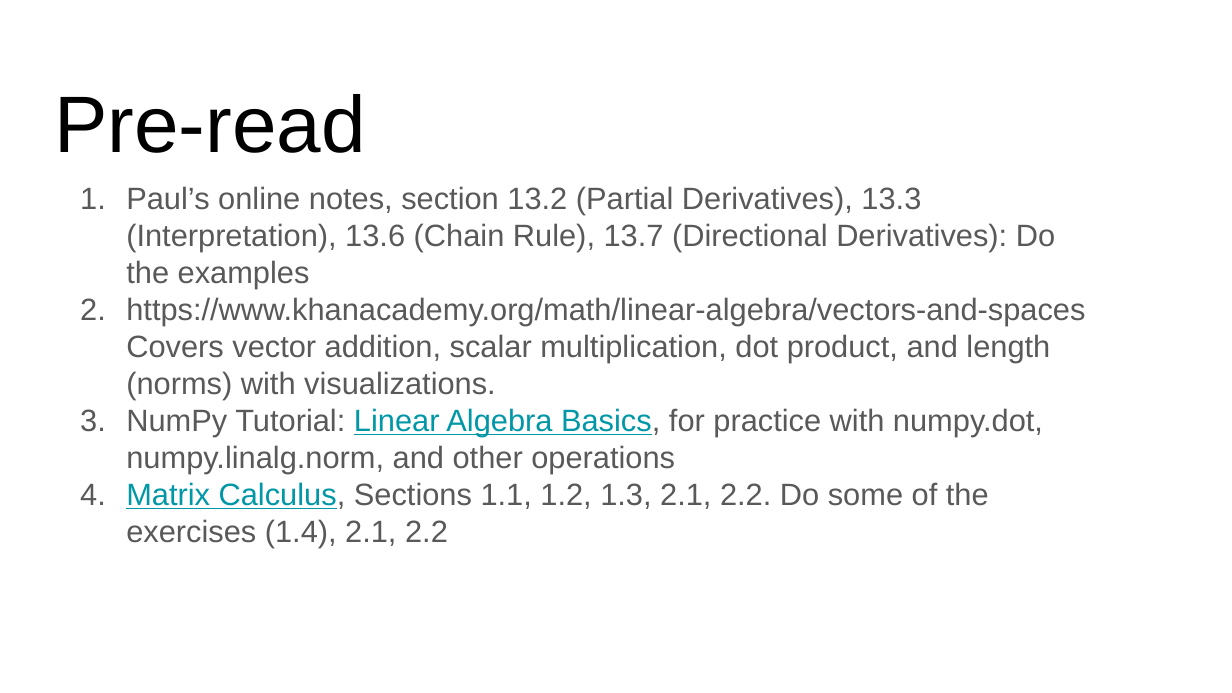
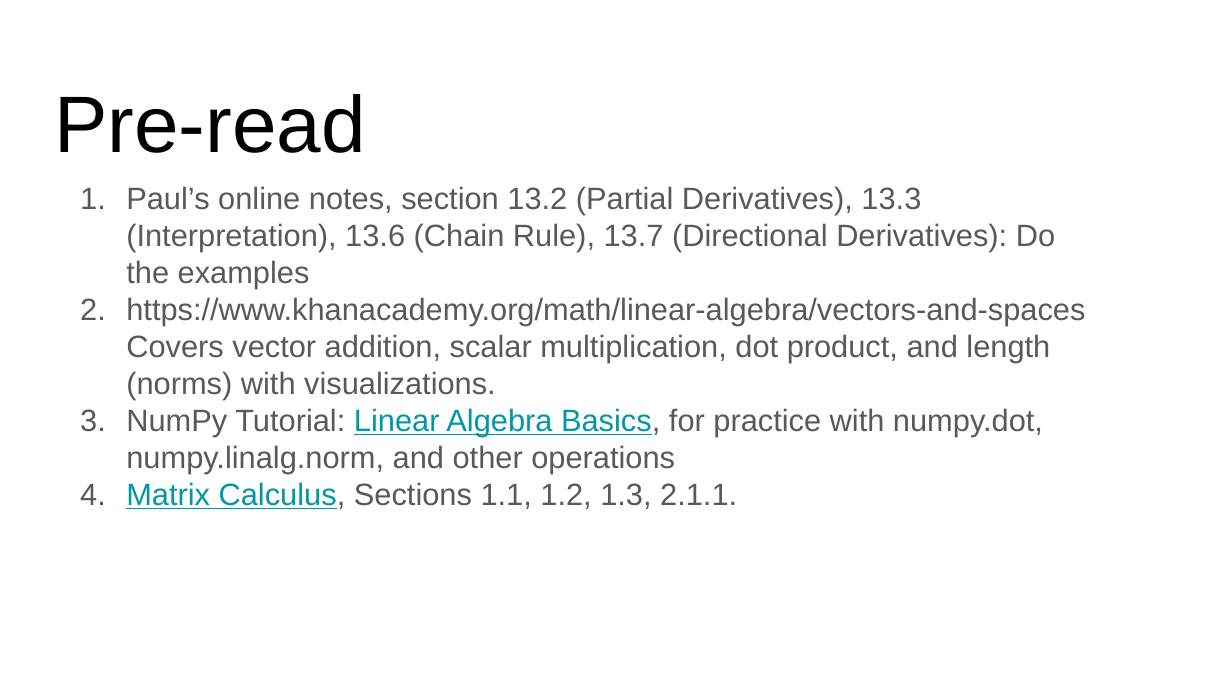
Before and after one commit to ankur6ue/deep-learning-course, a slide deck: slide 2 of Module 1/class_1.3/deep_learning_course_class_1.3.pptx. Drawn at 1232x693 pixels with LibreOffice and Linux fonts; fonts in the diff are those of the drawing. Boxes give left, top, right and bottom in pixels: in the first picture for what was removed or moved away, otherwise in the second. Text is boxed around its words. In the diff, an @@ line names an element or a change of style, - is before the commit and + after.

```diff
--- a/Module 1/class_1.3/deep_learning_course_class_1.3.pptx
+++ b/Module 1/class_1.3/deep_learning_course_class_1.3.pptx
@@ text at [126, 482, 737, 509]: text changed @@
-2. Matrix Calculus, Sections 1.1, 1.2, 1.3, 2.1, 2.2. Do some of the exercises (1.4), 2.1, 2.2
+2. Matrix Calculus, Sections 1.1, 1.2, 1.3, 2.1.1.
```
Also in this commit, not shown: 8 other slides changed, 4 slides added, 1 slide removed, 1 other file.
